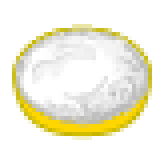
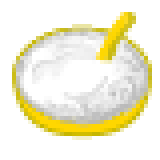
Layer changes from the first 160 x 160 image to the second:
added layer "Слой 3" in group "flour" over left=96, top=12, right=136, bottom=64
